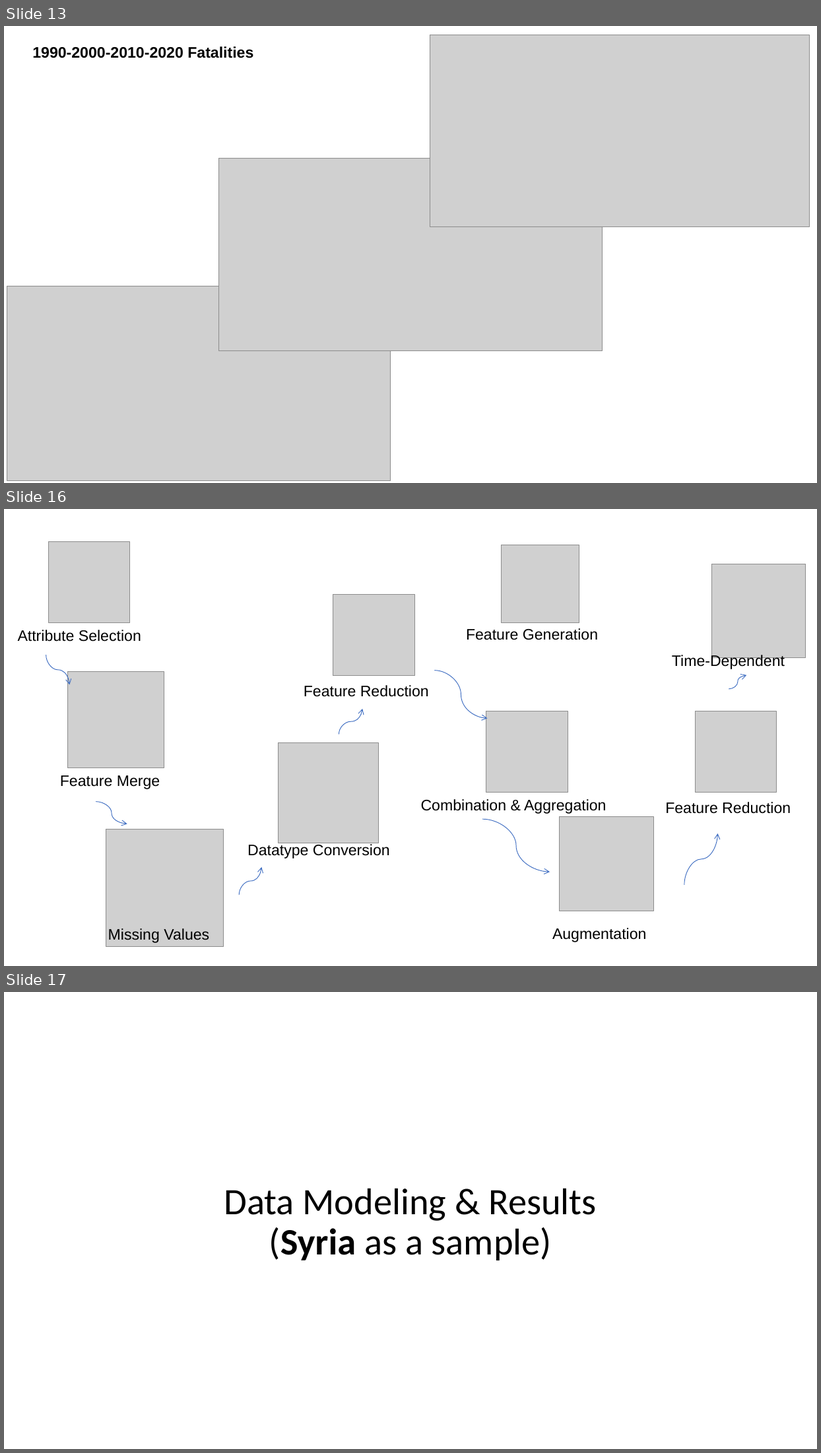
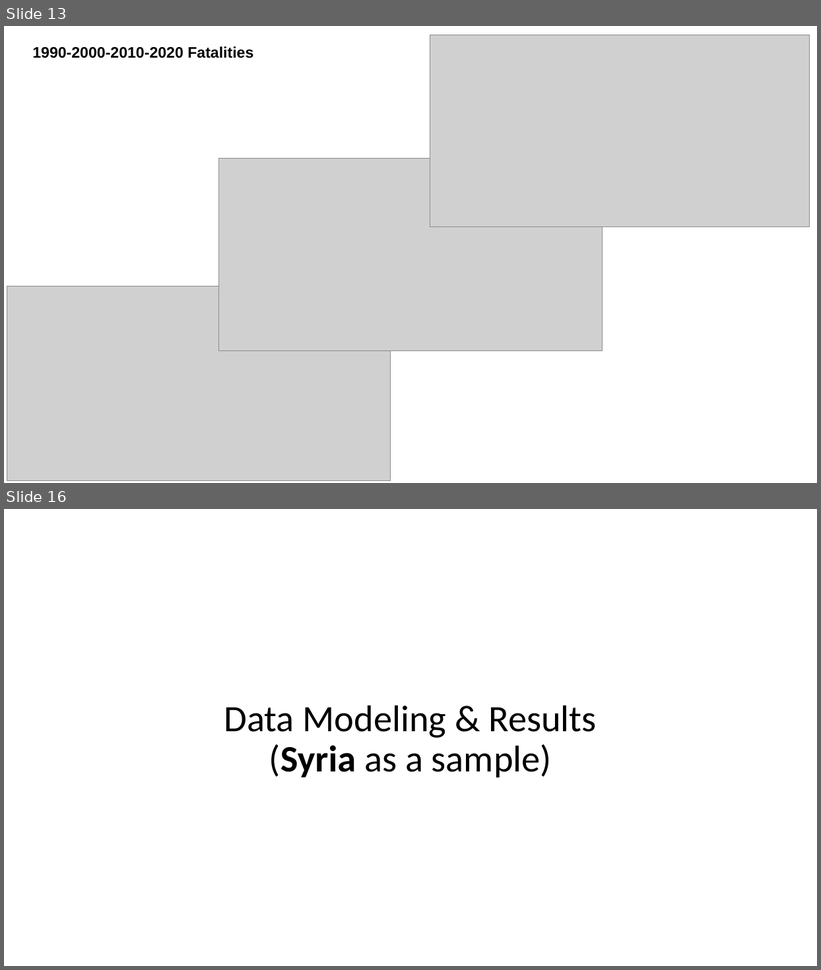
Before and after one commit to MohammedElagha/FIT-2021-IUG, a slide deck: Presentation/UNICC Global Hackathon - 25 Mar Presentation.pptx. Shown one above the other, each under a label of ours: slides 13, 16 and 17 before the commit, slides 13 and 16 after it; the slides between them are not shown. The pictures are 821x1453 and 821x970 pixels, drawn with LibreOffice and Linux fonts; fonts in the diff are those of the drawing; grey boxes stand for pictures. Boxes give left, top, right and bottom in pixels: in the first picture for what was removed or moved away, otherwise in the second. Text is boxed around its words. In the diff, an @@ line names an element or a change of style, - is before the commit and + after.

```diff
--- a/Presentation/UNICC Global Hackathon - 25 Mar Presentation.pptx
+++ b/Presentation/UNICC Global Hackathon - 25 Mar Presentation.pptx
@@ slide 16 removed at (4, 509, 817, 966), background #FFFFFF @@
@@ picture removed at (48, 541, 129, 623) @@
@@ picture removed at (502, 545, 580, 623) @@
@@ picture removed at (712, 564, 806, 658) @@
@@ picture removed at (333, 594, 415, 675) @@
@@ text removed at (18, 630, 141, 642) @@
-Attribute Selection
@@ text removed at (466, 628, 598, 640) @@
-Feature Generation
@@ curved arrow removed from (46, 655) to (70, 685) @@
@@ text removed at (672, 654, 785, 669) @@
-Time-Dependent
@@ picture removed at (67, 672, 164, 768) @@
@@ text removed at (304, 685, 429, 697) @@
-Feature Reduction
@@ curved arrow removed from (435, 671) to (488, 718) @@
@@ curved arrow removed from (729, 689) to (747, 675) @@
@@ curved arrow removed from (339, 735) to (362, 709) @@
@@ picture removed at (486, 712, 568, 793) @@
@@ picture removed at (695, 712, 776, 793) @@
@@ picture removed at (278, 743, 378, 844) @@
@@ text removed at (60, 776, 160, 789) @@
-Feature Merge
@@ curved arrow removed from (96, 802) to (127, 824) @@
@@ text removed at (421, 799, 606, 814) @@
-Combination & Aggregation
@@ text removed at (665, 802, 791, 814) @@
-Feature Reduction
@@ curved arrow removed from (483, 819) to (550, 872) @@
@@ picture removed at (560, 817, 654, 912) @@
@@ picture removed at (106, 829, 224, 947) @@
@@ text removed at (248, 843, 390, 859) @@
-Datatype Conversion
@@ curved arrow removed from (684, 885) to (718, 834) @@
@@ curved arrow removed from (240, 895) to (261, 867) @@
@@ text removed at (108, 929, 209, 943) @@
-Missing Values
@@ text removed at (552, 928, 646, 943) @@
-Augmentation
@@ what was slide 17 is now slide 16 @@
```
Also in this commit, not shown: 7 slides changed, 4 slides added, 1 other slide removed, 1 other file.
